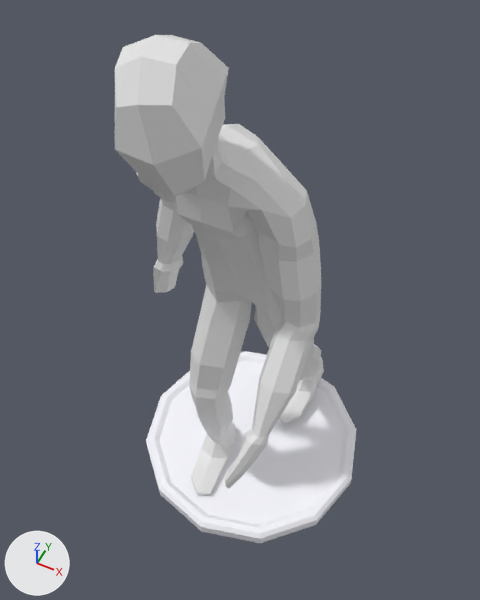
One commit to the FBX model Assets/Models/player-thief.fbx: the scene before it, then after it.
Before and after are seen from a 50 mm camera at (0.531, -1.161, 2.198) aimed at (-0.014, -0.071, 0.835). The axes (+X, +Y, +Z) are drawn at lower left. The lights are the same throughout. Where no turn or scale is listed for an object, it has been applied to the vertices.

The first picture shows 'fig_base', 'figure'.
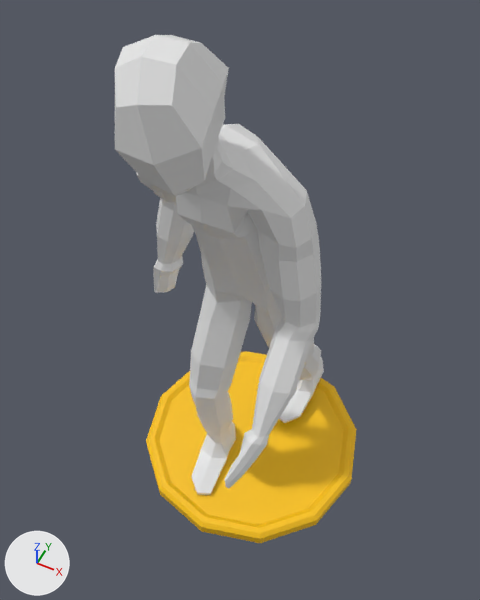
Diff of the bpy script that builds the scene:
```diff
--- a/Assets/Models/player-thief.fbx.py
+++ b/Assets/Models/player-thief.fbx.py
@@ mat_player_thief @@
+mat_player_thief = principled_material('player-thief')
+mat_player_thief.base_color = (0.961, 0.545, 0.0)  # yellow #fbc300
@@ me_mesh @@
 me_mesh.from_pydata(...)  # 62 vertices, 72 faces; spans x -0.392..0.392, y -0.392..0.392, z 0.0..0.05
-me_mesh.materials.append(mat_grey)  # white #f8f8ff
+me_mesh.materials.append(mat_player_thief)  # yellow #fbc300
```

Changed parts and their boxes [x1, y1, x2, y2] in the pictures (480 x 600 px):
'fig_base', recoloured (white to yellow): [146, 351, 357, 543] in both
